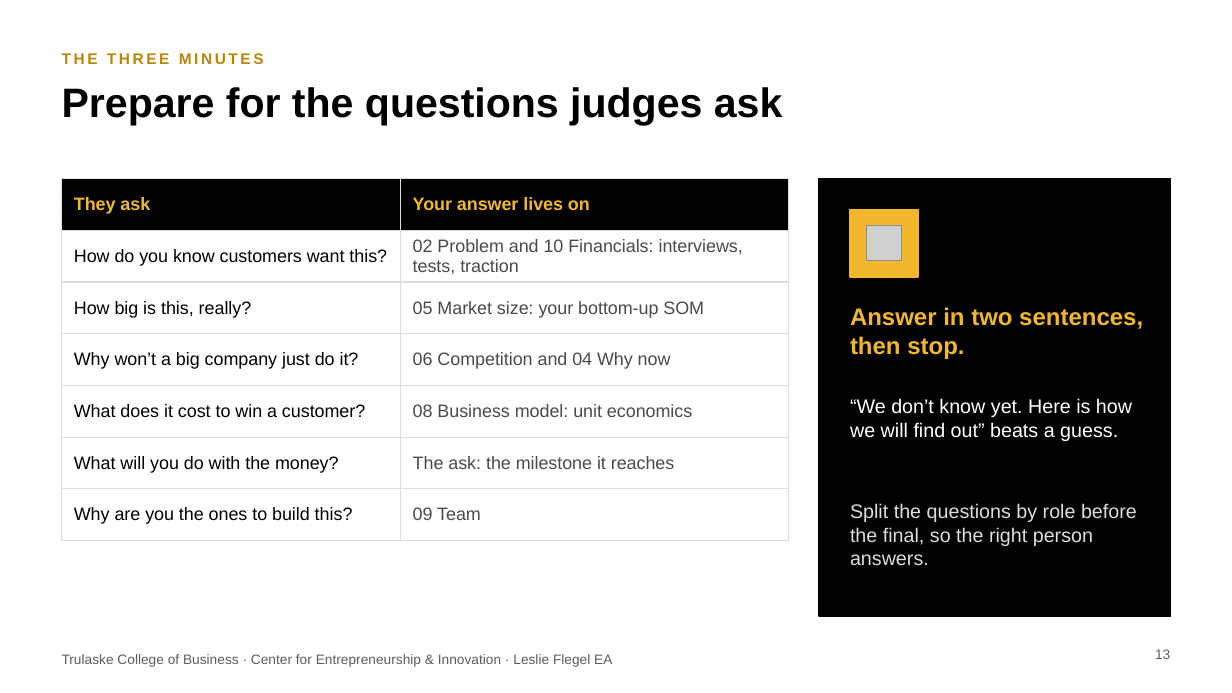
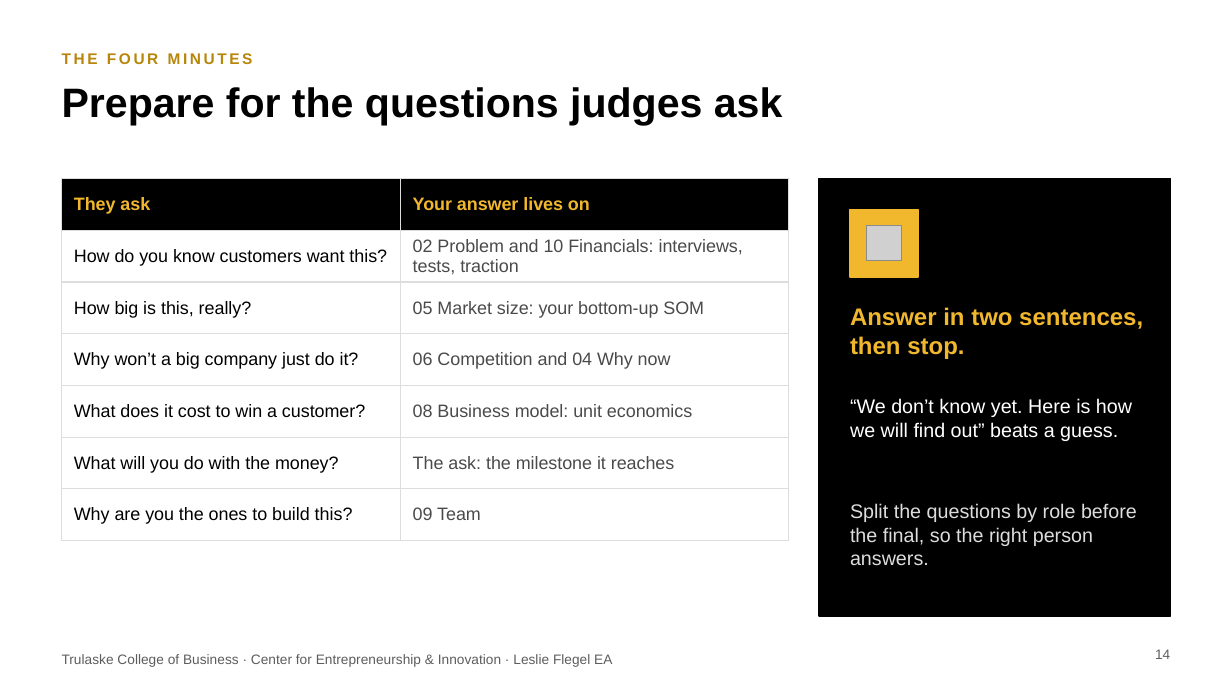
Before and after one commit to nfajors/CEI, a slide deck: slide 14 of assets/ea/ea-week6-learning-to-pitch.pptx (slide 13 before the commit). Drawn at 1232x693 pixels with LibreOffice and Linux fonts; fonts in the diff are those of the drawing; grey boxes stand for pictures. Boxes give left, top, right and bottom in pixels: in the first picture for what was removed or moved away, otherwise in the second. Text is boxed around its words. In the diff, an @@ line names an element or a change of style, - is before the commit and + after.

```diff
--- a/assets/ea/ea-week6-learning-to-pitch.pptx
+++ b/assets/ea/ea-week6-learning-to-pitch.pptx
@@ text at (x1=62, y1=53, x2=253, y2=64): text changed @@
-THE THREE MINUTES
+THE FOUR MINUTES
@@ page number at (x1=1155, y1=649, x2=1170, y2=659): text changed @@
-13
+14
```
Also in this commit, not shown: 9 other slides changed, 1 slide added, 13 other files.
